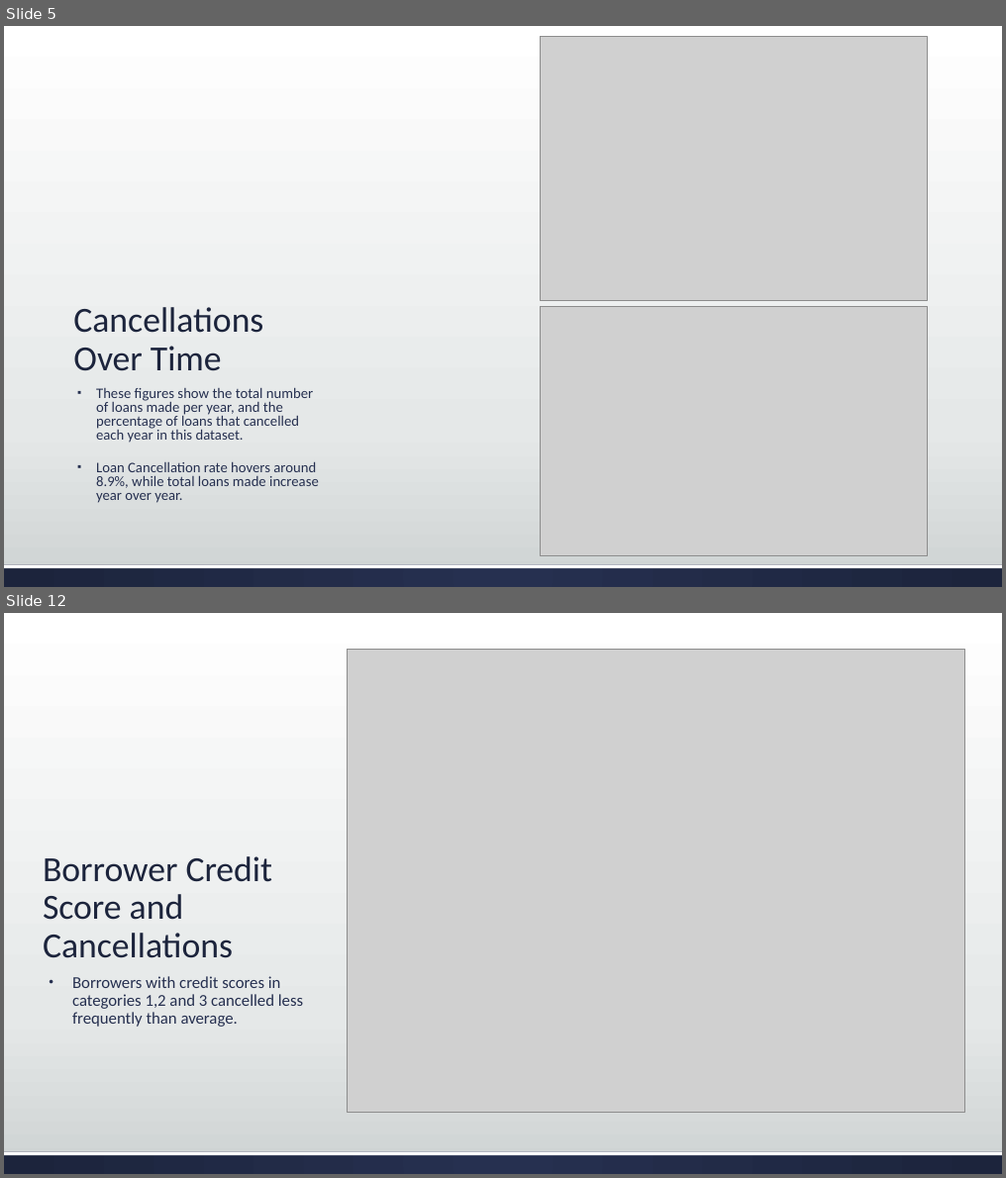
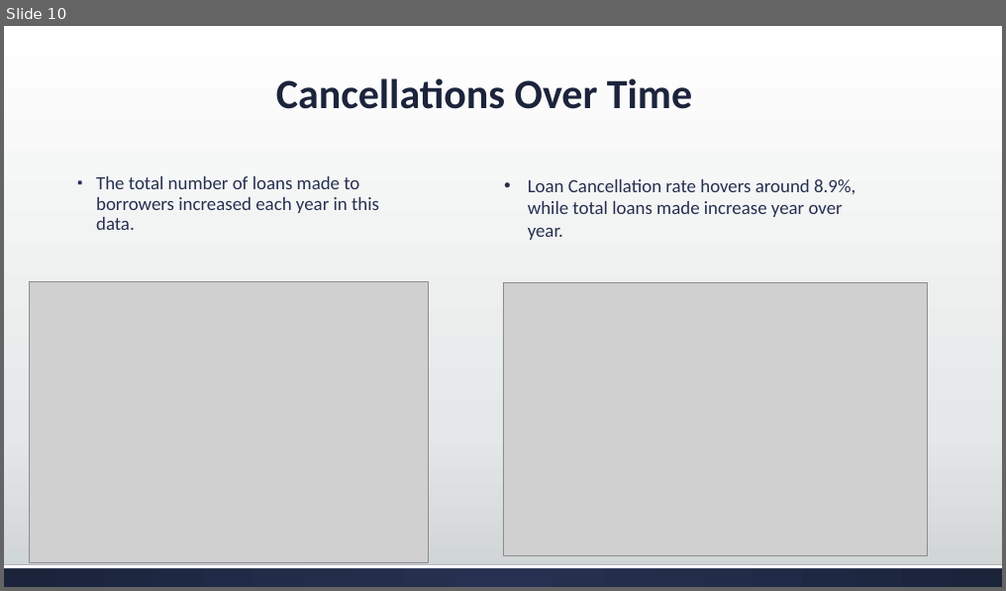
Before and after one commit to ericvan1325/IPFS-Analytics-Competiton, a slide deck: IPFS Analytics.pptx. Shown one above the other, each under a label of ours: slides 5 and 12 before the commit, slide 10 after it; the slides between them are not shown. The pictures are 1006x1178 and 1006x591 pixels, drawn with LibreOffice and Linux fonts; fonts in the diff are those of the drawing; grey boxes stand for pictures. Boxes give left, top, right and bottom in pixels: in the first picture for what was removed or moved away, otherwise in the second. Text is boxed around its words. In the diff, an @@ line names an element or a change of style, - is before the commit and + after.

```diff
--- a/IPFS Analytics.pptx
+++ b/IPFS Analytics.pptx
@@ slide 12 removed at box(4, 613, 1002, 1174), background gradient #FFFFFF to #E5E8E8 to #CDD2D2; not listed: 2 template elements that a slide beside it also shows @@
@@ picture removed at box(347, 649, 964, 1112) @@
@@ title removed at box(43, 857, 273, 959) @@
-Borrower Credit Score and Cancellations
@@ text removed at box(72, 976, 303, 1027) @@
-• Borrowers with credit scores in categories 1,2 and 3 cancelled less frequently than average.
@@ what was slide 5 is now slide 10 @@
@@ slide 10 changed as well @@
@@ title "Cancellations Over Time": place and size @@
-title "Cancellations Over Time" at box(73, 307, 263, 372)
+title "Cancellations Over Time" at box(276, 78, 692, 109)
@@ title "Cancellations Over Time" at box(276, 78, 692, 109): size 34 to 40 pt, bold on; alignment left to centre @@
@@ text at box(96, 176, 379, 230): text changed; size 14 to 18 pt @@
-▪ These figures show the total number of loans made per year, and the percentage of loans that cancelled each year in this dataset.
-▪ Loan Cancellation rate hovers around 8.9%, while total loans made increase year over year.
+▪ The total number of loans made to borrowers increased each year in this data.
@@ text added at box(528, 179, 855, 240), 18 pt, text #263050 @@
+• Loan Cancellation rate hovers around 8.9%, while total loans made increase year over year.
@@ picture: place and size @@
-picture at box(541, 37, 928, 300)
+picture at box(29, 282, 428, 564)
@@ picture: place and size @@
-picture at box(541, 307, 928, 556)
+picture at box(503, 282, 928, 557)
```
Also in this commit, not shown: 10 other slides changed, 23 slides added, 5 other slides removed.
